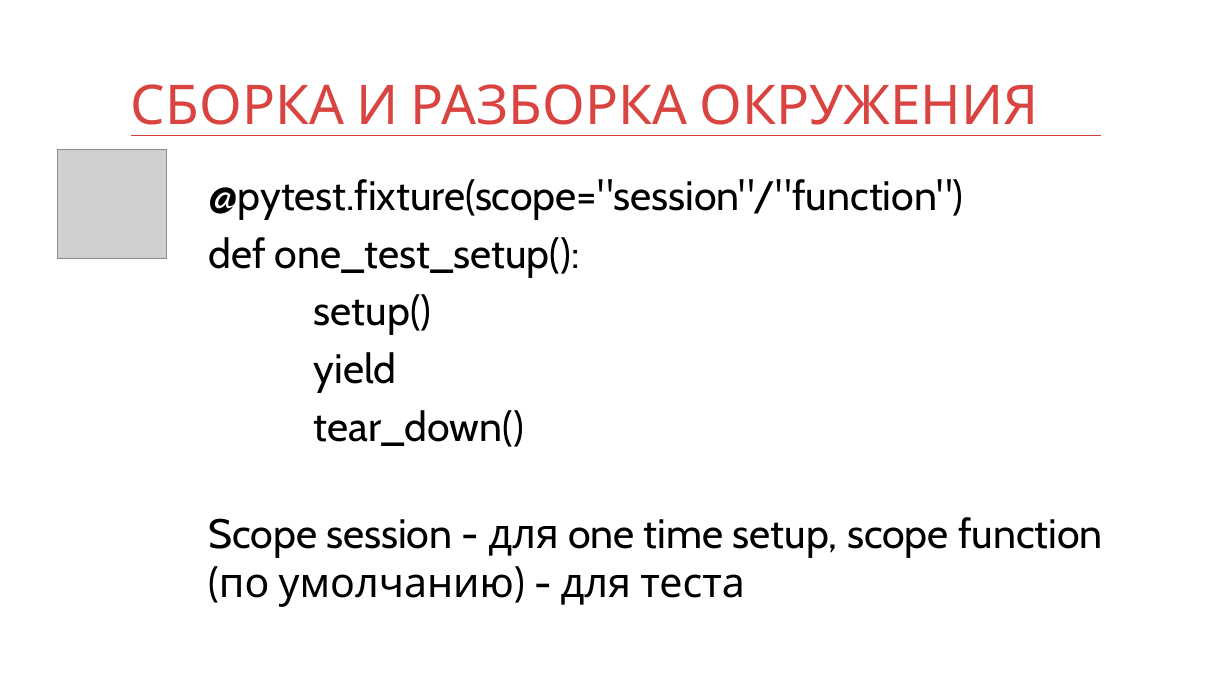
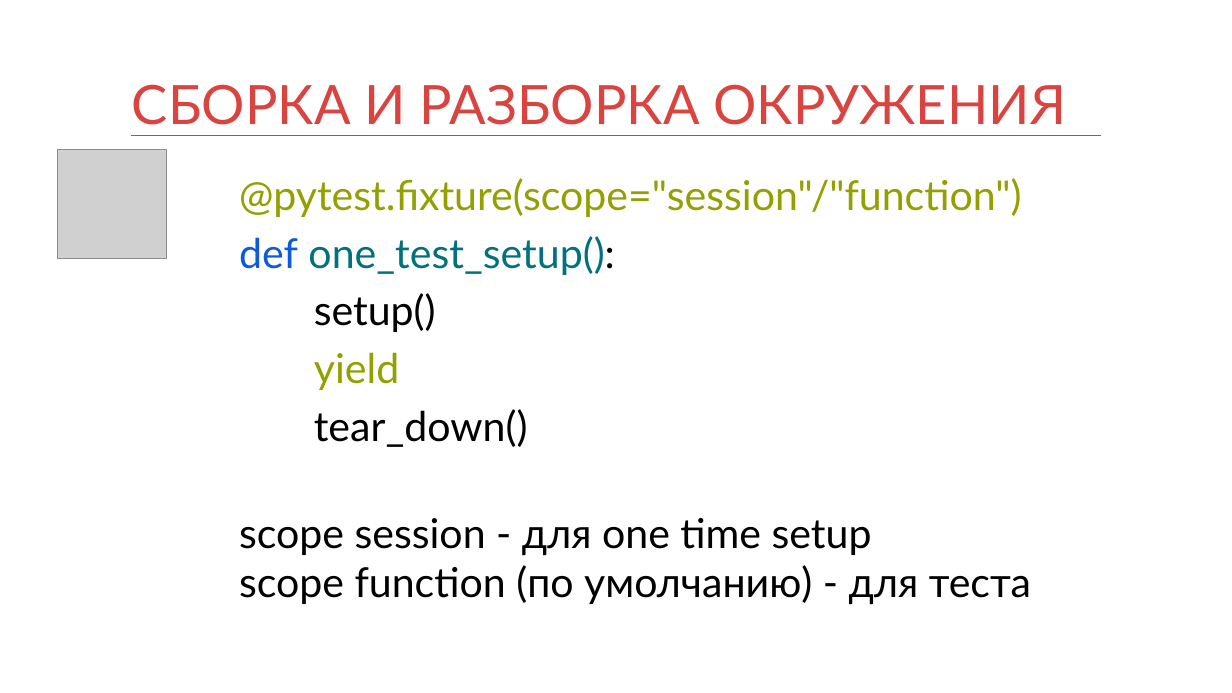
Before and after one commit to kontur-courses/testing, a slide deck: slide 19 of testing.pptx. Drawn at 1232x693 pixels with LibreOffice and Linux fonts; fonts in the diff are those of the drawing; grey boxes stand for pictures. Boxes give left, top, right and bottom in pixels: in the first picture for what was removed or moved away, otherwise in the second. Text is boxed around its words. In the diff, an @@ line names an element or a change of style, - is before the commit and + after.

```diff
--- a/testing.pptx
+++ b/testing.pptx
@@ title "СБОРКА И РАЗБОРКА ОКРУЖЕНИЯ" at (132, 84, 1066, 125): size 32 to 31.7 pt, font Cabin to Lato @@
@@ text at (239, 178, 1022, 447): font Cabin to Lato in "@pytest.fixture(scope="session"/"function")", "def one_test_setup():", "setup()", "yield" and 1 more places; text colour #000000 to #92A000 in "@pytest.fixture(scope="session"/"function")", "yield"; text colour #000000 to #0D5BDC in "def"; text colour #000000 to #00717D in "one_test_setup():"; indent changed @@
@@ text at (239, 518, 1031, 605): text changed; font Cabin to Lato @@
-Scope session - для one time setup, scope function (по умолчанию) - для теста
+scope session - для one time setup
+scope function (по умолчанию) - для теста
```
Also in this commit, not shown: 11 other slides changed.
